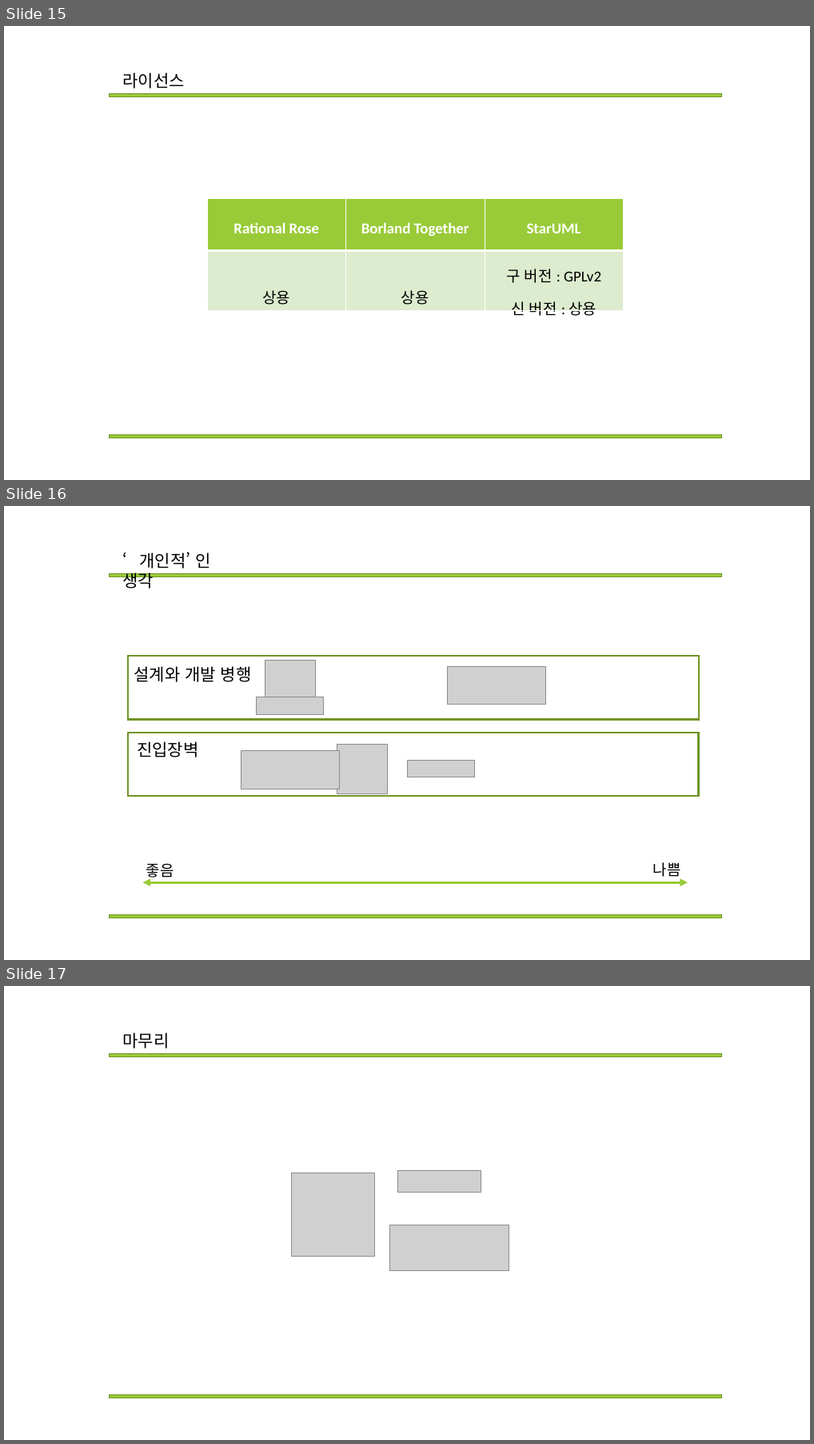
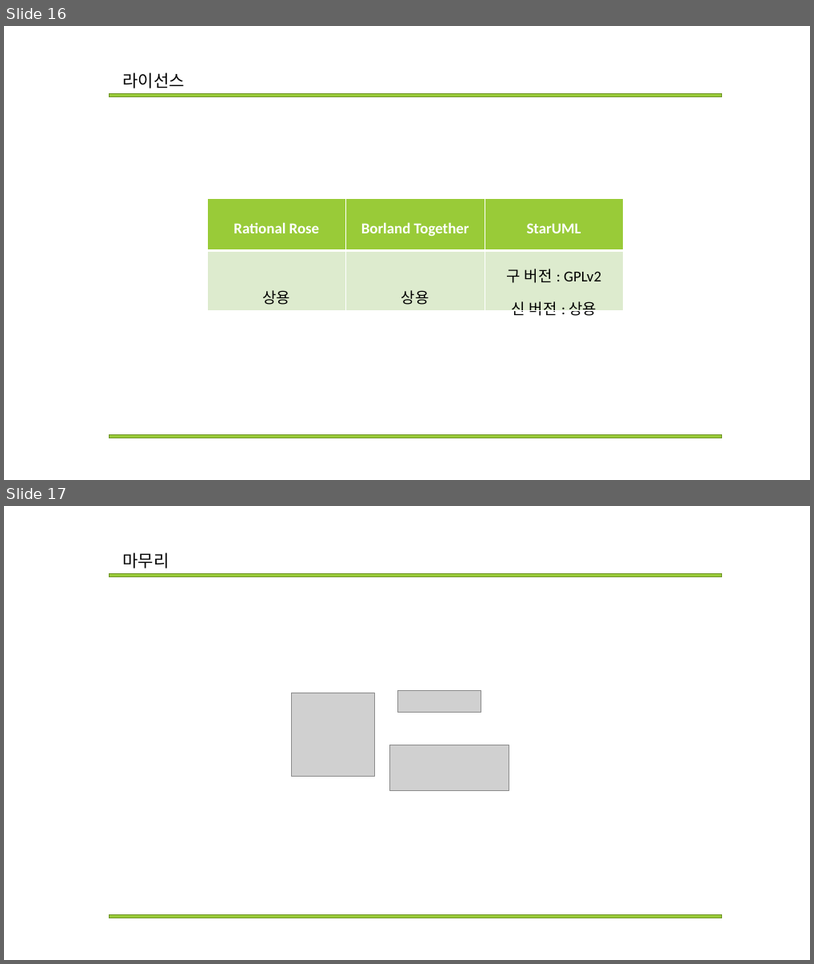
Before and after one commit to Mikusnuz/MyPractice, a slide deck: Study/11. Rational rose + StarUML + Borland together.pptx. Shown one above the other, each under a label of ours: slides 15, 16 and 17 before the commit, slides 16 and 17 after it. The pictures are 814x1444 and 814x964 pixels, drawn with LibreOffice and Linux fonts; fonts in the diff are those of the drawing; grey boxes stand for pictures. Boxes give left, top, right and bottom in pixels: in the first picture for what was removed or moved away, otherwise in the second. Text is boxed around its words. In the diff, an @@ line names an element or a change of style, - is before the commit and + after.

```diff
--- a/Study/11. Rational rose + StarUML + Borland together.pptx
+++ b/Study/11. Rational rose + StarUML + Borland together.pptx
@@ slide 16 removed at (4, 506, 810, 960), background #FFFFFF @@
@@ text removed at (122, 552, 210, 588) @@
-‘개인적’ 인 생각
@@ rectangle removed at (109, 574, 722, 576) @@
@@ rectangle removed at (128, 656, 699, 719) @@
@@ text removed at (134, 666, 252, 682) @@
-설계와 개발 병행
@@ picture removed at (265, 660, 315, 711) @@
@@ picture removed at (447, 666, 546, 704) @@
@@ picture removed at (256, 697, 324, 714) @@
@@ rectangle removed at (128, 732, 699, 796) @@
@@ text removed at (137, 741, 198, 757) @@
-진입장벽
@@ picture removed at (338, 744, 387, 794) @@
@@ picture removed at (241, 751, 339, 788) @@
@@ picture removed at (407, 760, 475, 777) @@
@@ text removed at (146, 863, 174, 880) @@
-좋음
@@ text removed at (654, 862, 682, 879) @@
-나쁨
@@ double arrow removed from (143, 882) to (688, 882) @@
@@ rectangle removed at (109, 914, 722, 917) @@
@@ what was slide 15 is now slide 16 @@
```
Also in this commit, not shown: 1 slide changed, 1 slide added, 3 other files.
